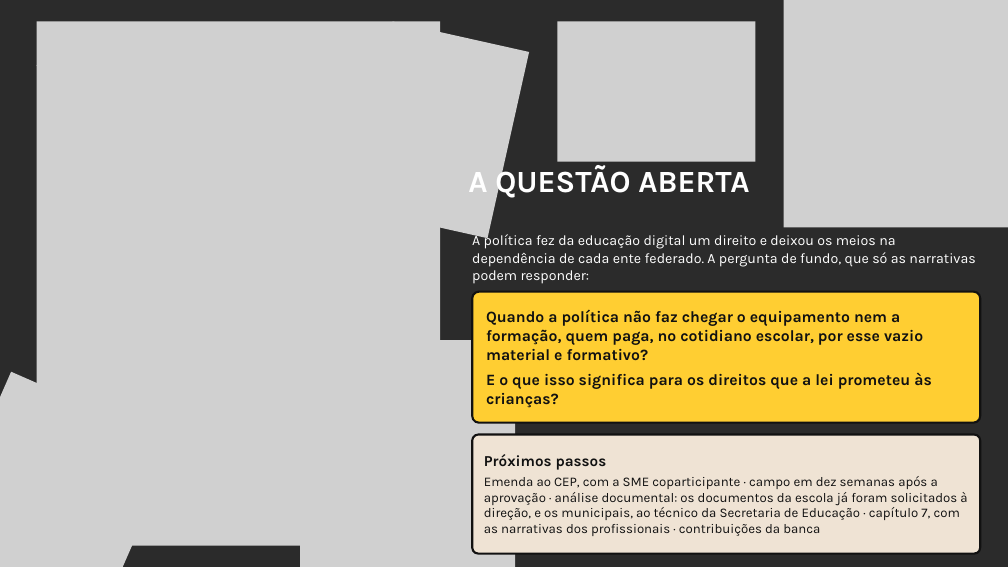
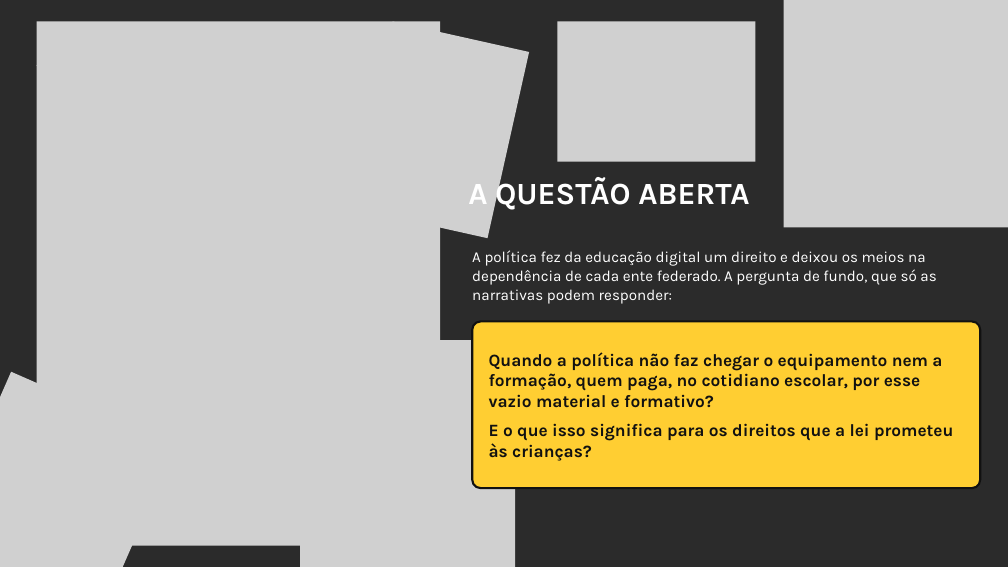
Before and after one commit to yzynya-beep/Tese, a slide deck: slide 27 of apresentacao_qualificacao/Qualificacao_PNED_Pipa.pptx. Drawn at 1008x567 pixels with LibreOffice and Linux fonts; fonts in the diff are those of the drawing; grey boxes stand for pictures; background and template pictures are left out; a plain dark background stands for a picture behind light text. Boxes give left, top, right and bottom in pixels: in the first picture for what was removed or moved away, otherwise in the second. Text is boxed around its words. In the diff, an @@ line names an element or a change of style, - is before the commit and + after.

```diff
--- a/apresentacao_qualificacao/Qualificacao_PNED_Pipa.pptx
+++ b/apresentacao_qualificacao/Qualificacao_PNED_Pipa.pptx
@@ text "A QUESTÃO ABERTA": place and size @@
-text "A QUESTÃO ABERTA" at [468, 165, 749, 200]
+text "A QUESTÃO ABERTA" at [468, 177, 749, 210]
@@ text "A política fez da educação ...": place and size @@
-text "A política fez da educação ..." at [472, 232, 975, 284]
+text "A política fez da educação ..." at [472, 250, 936, 304]
@@ text "A política fez da educação ..." at [472, 250, 936, 304]: size 20.3 to 21.8 pt @@
@@ rounded rectangle "Quando a política não faz ...": place and size @@
-rounded rectangle "Quando a política não faz ..." at [472, 292, 980, 423]
+rounded rectangle "Quando a política não faz ..." at [472, 322, 980, 488]
@@ rounded rectangle "Quando a política não faz ..." at [472, 322, 980, 488]: size 22.5 to 24.6 pt; more space between paragraphs @@
@@ rounded rectangle removed at [472, 434, 980, 553] @@
-Próximos passos
-Emenda ao CEP, com a SME coparticipante · campo em dez semanas após a aprovação · análise documental: os documentos da escola já foram solicitados à direção, e os municipais, ao técnico da Secretaria de Educação · capítulo 7, com as narrativas dos profissionais · contribuições da banca
```
Also in this commit, not shown: 1 slide added, 5 other files.
